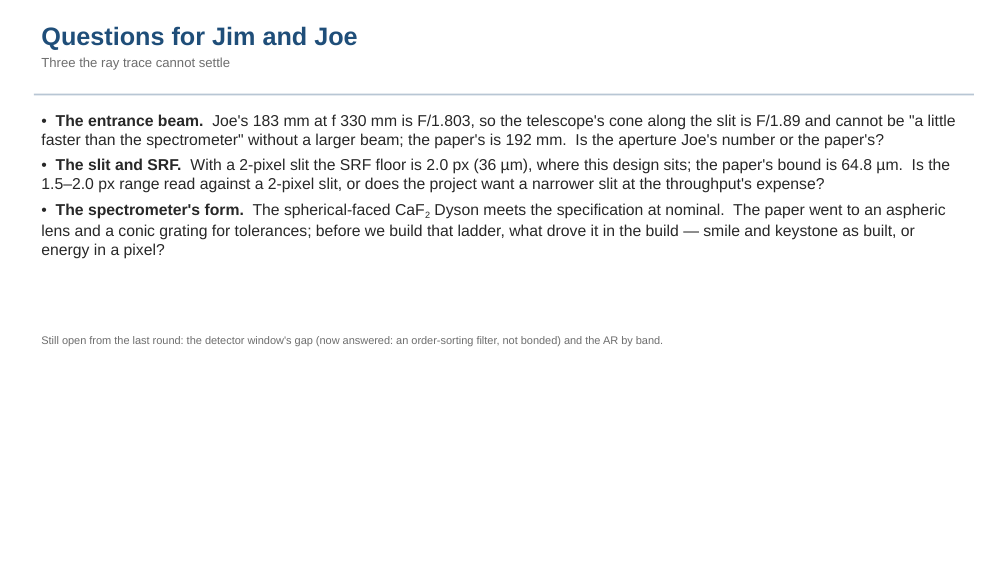
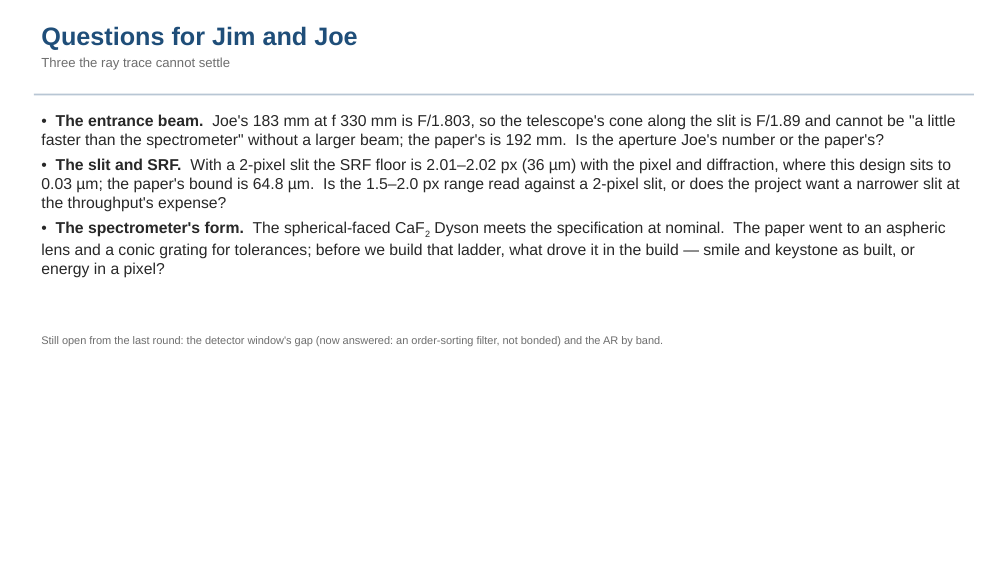
Before and after one commit to nasa-jpl/macos, a slide deck: slide 14 of demo_session/deck_dyson_3k.pptx. Drawn at 1008x567 pixels with LibreOffice and Linux fonts; fonts in the diff are those of the drawing. Boxes give left, top, right and bottom in pixels: in the first picture for what was removed or moved away, otherwise in the second. Text is boxed around its words. In the diff, an @@ line names an element or a change of style, - is before the commit and + after.

```diff
--- a/demo_session/deck_dyson_3k.pptx
+++ b/demo_session/deck_dyson_3k.pptx
@@ text at (x1=41, y1=158, x2=960, y2=212): text changed @@
-• The slit and SRF. With a 2-pixel slit the SRF floor is 2.0 px (36 µm), where this design sits; the paper's bound is 64.8 µm. Is the 1.5–2.0 px range read against a 2-pixel slit, or does the project want a narrower slit at the throughput's expense?
+• The slit and SRF. With a 2-pixel slit the SRF floor is 2.01–2.02 px (36 µm) with the pixel and diffraction, where this design sits to 0.03 µm; the paper's bound is 64.8 µm. Is the 1.5–2.0 px range read against a 2-pixel slit, or does the project want a narrower slit at the throughput's expense?
```
Also in this commit, not shown: 4 other slides changed, 3 other files.
